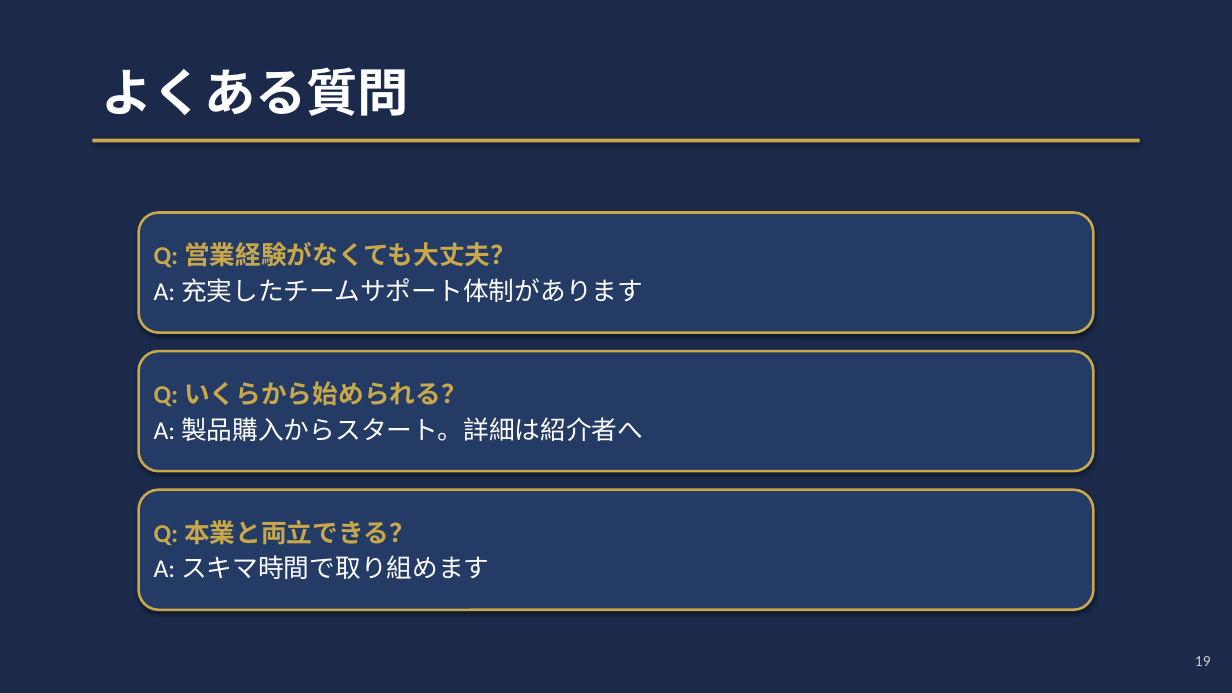
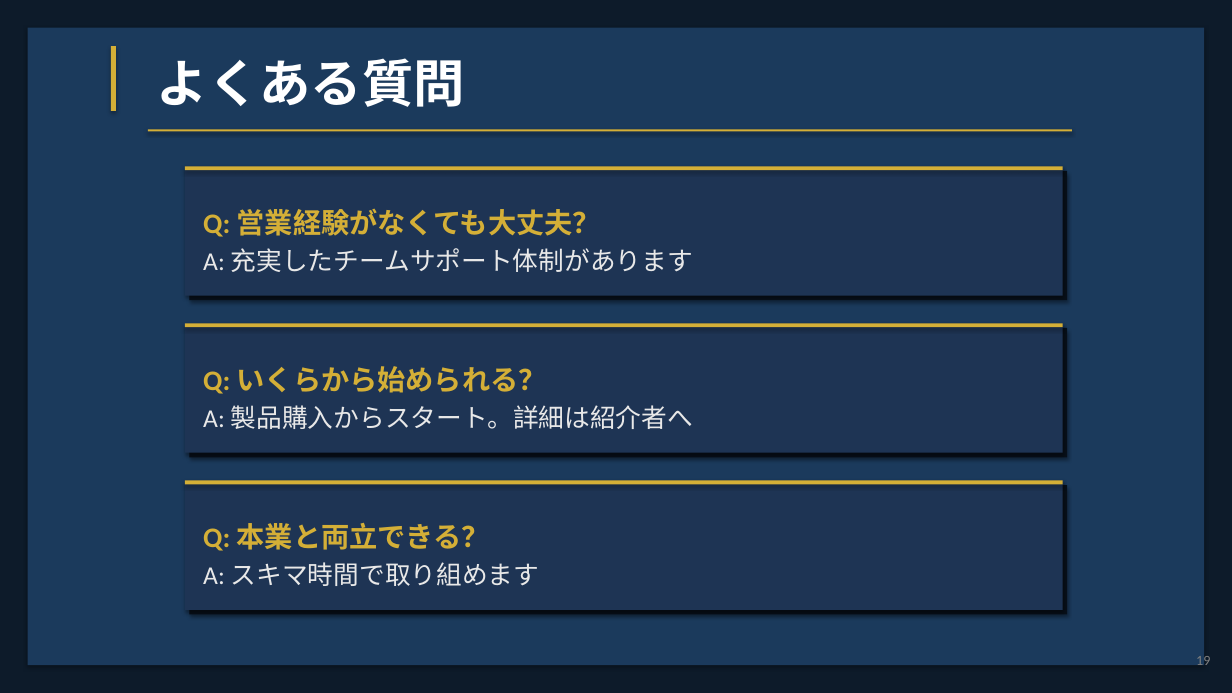
Before and after one commit to office-vonds/noyuto, a slide deck: slide 19 of RIWAY_Presentation.pptx. Drawn at 1232x693 pixels with LibreOffice and Linux fonts; fonts in the diff are those of the drawing. Boxes give left, top, right and bottom in pixels: in the first picture for what was removed or moved away, otherwise in the second. Text is boxed around its words. In the diff, an @@ line names an element or a change of style, - is before the commit and + after.

```diff
--- a/RIWAY_Presentation.pptx
+++ b/RIWAY_Presentation.pptx
@@ rectangle at (0, 0, 1232, 693): fill #1B2A4A to #0D1B2A @@
@@ rectangle added at (28, 28, 1204, 665), fill #1B3A5C @@
@@ rectangle added at (111, 46, 116, 111), fill #D4AF37 @@
@@ text "よくある質問": place and size @@
-text "よくある質問" at (101, 67, 409, 116)
+text "よくある質問" at (157, 58, 465, 107)
@@ rectangle: place and size @@
-rectangle at (92, 139, 1140, 142)
+rectangle at (148, 129, 1072, 131)
@@ rectangle at (148, 129, 1072, 131): fill #C9A84C to #D4AF37 @@
@@ rectangle "Q: 営業経験がなくても大丈夫？": place and size @@
-rectangle "Q: 営業経験がなくても大丈夫？" at (139, 213, 1093, 333)
+rectangle "Q: 営業経験がなくても大丈夫？" at (185, 166, 1063, 296)
@@ rectangle "Q: 営業経験がなくても大丈夫？" at (185, 166, 1063, 296): size 20 to 22 pt, text colour #C9A84C to #D4AF37 in "Q: 営業経験がなくても大丈夫？"; text colour #FFFFFF to #E8E8E8 in "A: 充実したチームサポート体制があります"; less space between paragraphs; rounded rectangle to rectangle; fill #243B65 to #1E3454; outline #C9A84C 2 pt to none @@
@@ rectangle added at (185, 166, 1063, 170), fill #D4AF37 @@
@@ rectangle added at (189, 171, 1067, 300), fill #08101A @@
@@ rectangle "Q: いくらから始められる？": place and size @@
-rectangle "Q: いくらから始められる？" at (139, 351, 1093, 471)
+rectangle "Q: いくらから始められる？" at (185, 323, 1063, 453)
@@ rectangle "Q: いくらから始められる？" at (185, 323, 1063, 453): size 20 to 22 pt, text colour #C9A84C to #D4AF37 in "Q: いくらから始められる？"; text colour #FFFFFF to #E8E8E8 in "A: 製品購入からスタート。詳細は紹介者へ"; less space between paragraphs; rounded rectangle to rectangle; fill #243B65 to #1E3454; outline #C9A84C 2 pt to none @@
@@ rectangle added at (185, 323, 1063, 327), fill #D4AF37 @@
@@ rectangle added at (189, 328, 1067, 457), fill #08101A @@
@@ rectangle "Q: 本業と両立できる？": place and size @@
-rectangle "Q: 本業と両立できる？" at (139, 490, 1093, 610)
+rectangle "Q: 本業と両立できる？" at (185, 481, 1063, 610)
@@ rectangle "Q: 本業と両立できる？" at (185, 481, 1063, 610): size 20 to 22 pt, text colour #C9A84C to #D4AF37 in "Q: 本業と両立できる？"; text colour #FFFFFF to #E8E8E8 in "A: スキマ時間で取り組めます"; less space between paragraphs; rounded rectangle to rectangle; fill #243B65 to #1E3454; outline #C9A84C 2 pt to none @@
@@ rectangle added at (185, 481, 1063, 484), fill #D4AF37 @@
@@ rectangle added at (189, 485, 1067, 615), fill #08101A @@
@@ text "19" at (1196, 653, 1210, 669): size 12 to 11 pt, text colour #CCCCCC to #808080 @@
```
Also in this commit, not shown: 19 other slides changed, 2 other files.
